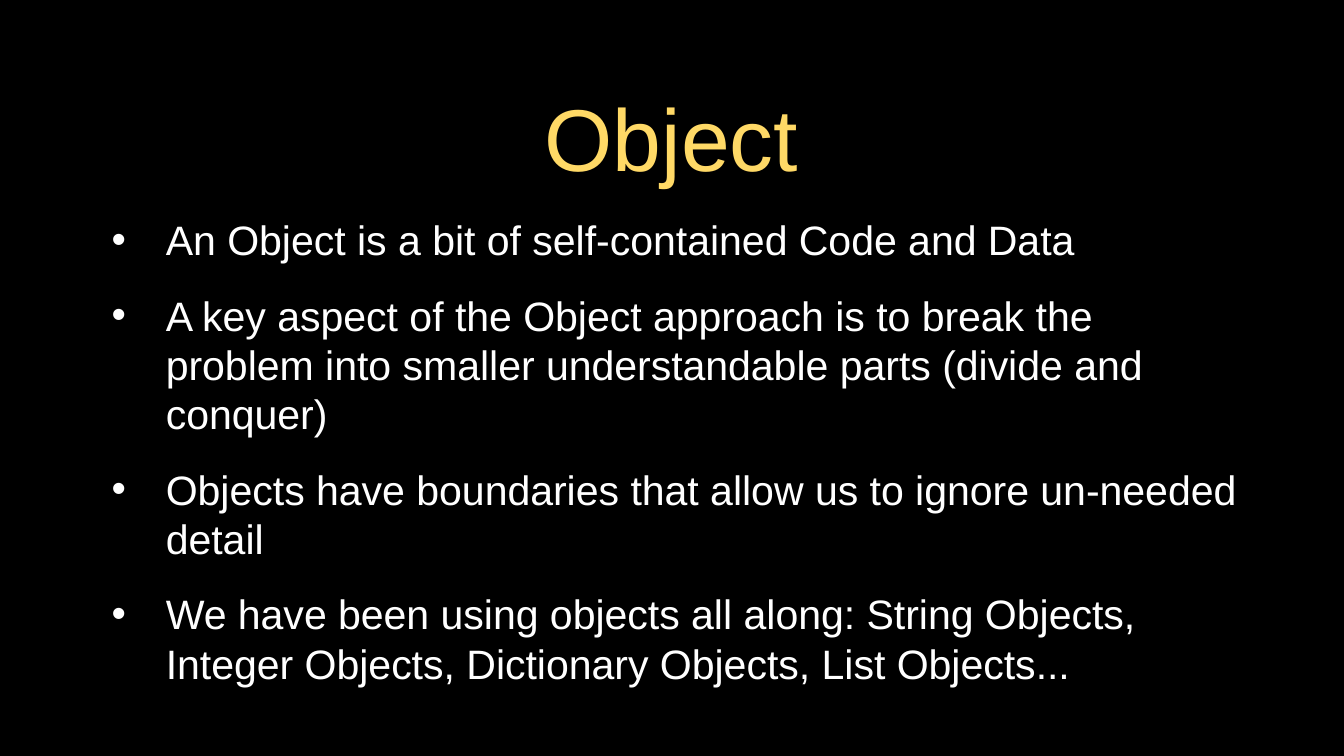
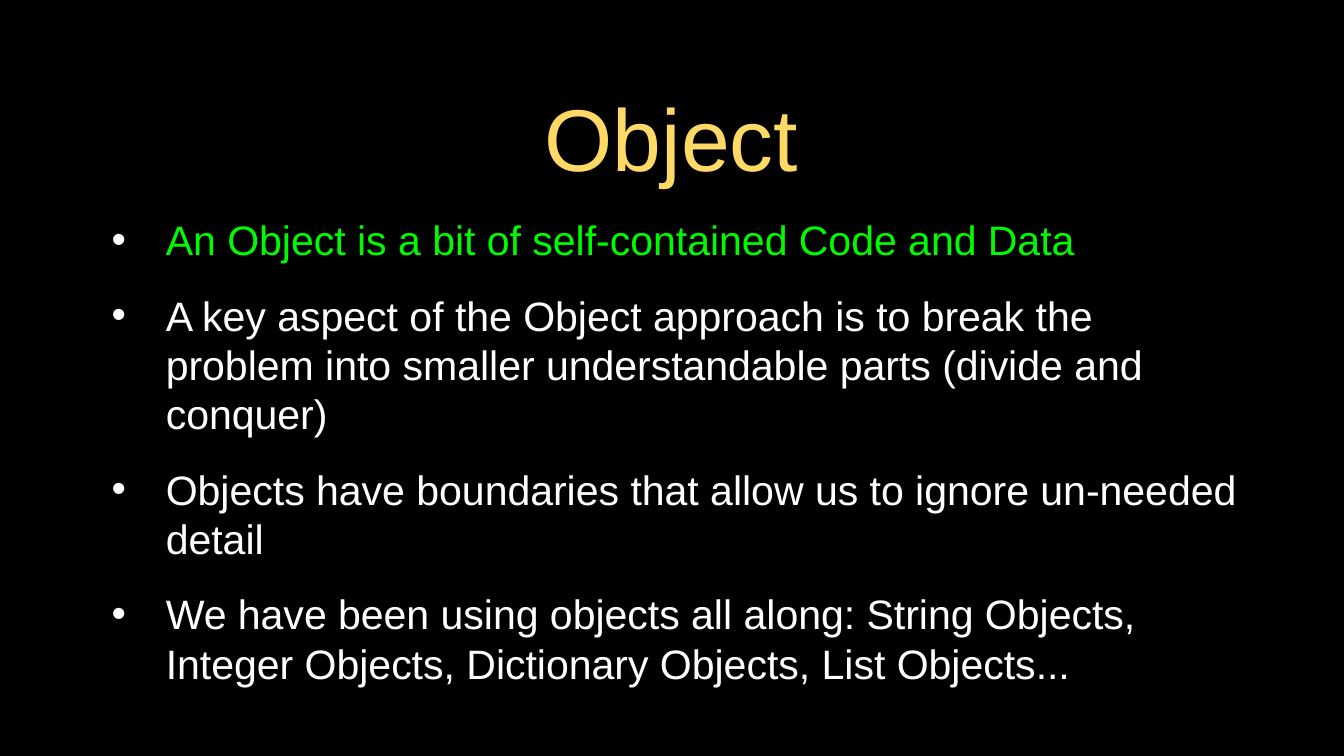
Before and after one commit to csev/py4e, a slide deck: slide 8 of lectures3/Pythonlearn-14-Objects.pptx. Drawn at 1344x756 pixels with LibreOffice and Linux fonts; fonts in the diff are those of the drawing. Boxes give left, top, right and bottom in pixels: in the first picture for what was removed or moved away, otherwise in the second. Text is boxed around its words. In the diff, an @@ line names an element or a change of style, - is before the commit and + after.

```diff
--- a/lectures3/Pythonlearn-14-Objects.pptx
+++ b/lectures3/Pythonlearn-14-Objects.pptx
@@ text at bbox=[166, 225, 1075, 264]: text colour #FFFFFF to #00FA00 in "An Object is a bit of self-contained ..." @@
```
Also in this commit, not shown: 3 other slides changed, 1 slide added, 1 slide removed.
